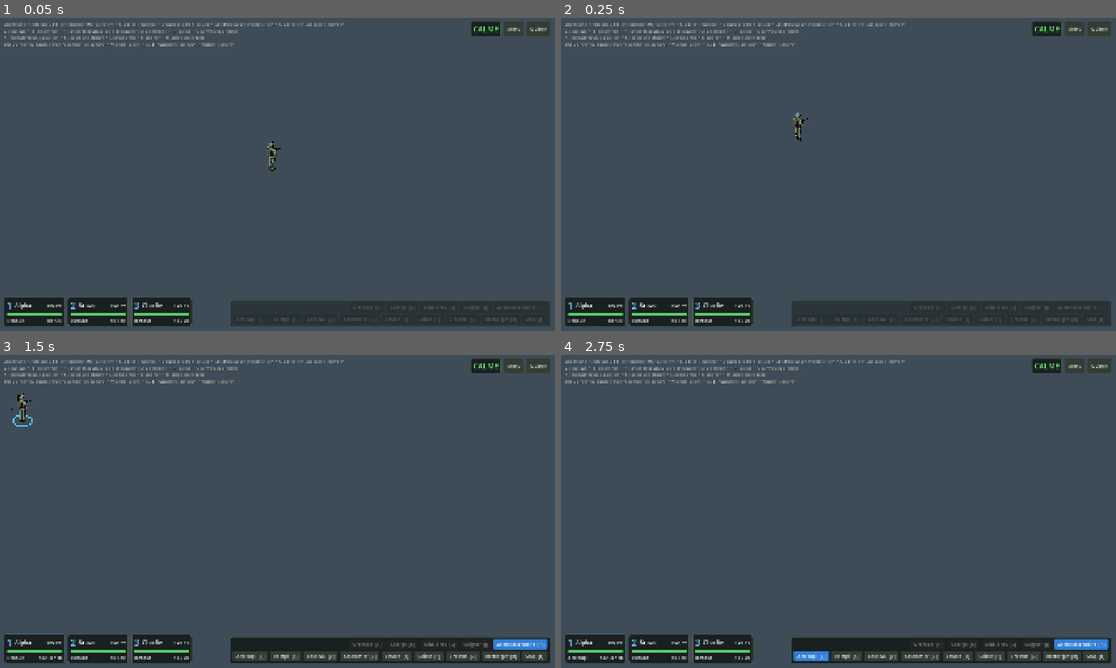
Above: before the commit, frames 1-4 (two rows, left to right).
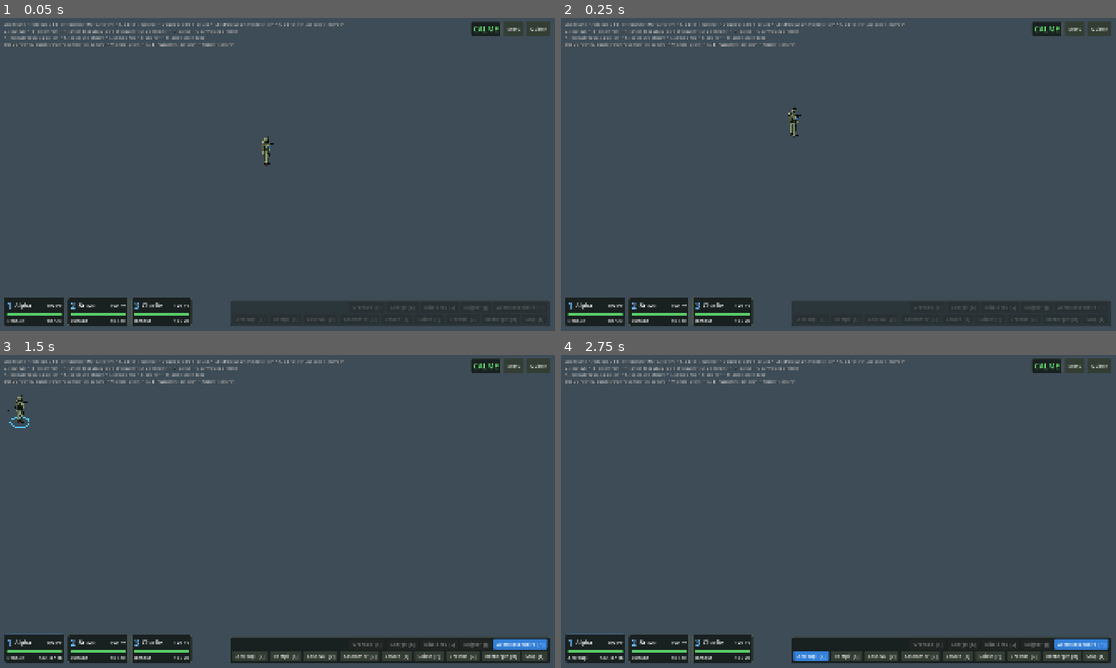
Above: after the commit, the same moments.

Repository: HackTechDev/Commando
Game: Godot game, scene res://scenes/levels/fighter_crash/fighter_crash.tscn
The game is run twice, just before and just after one commit, with the same random seed, the same clock (stepped at 60 frames per second) and the same inputs. This scene is started directly instead of the project's main scene.
Inputs (mouse positions are in pixels of both pictures, inside the frame that each line leads up to):
- Up to frame 1 (0.05 s): no input
- Up to frame 2 (0.25 s): no input
- Up to frame 3 (1.5 s): tap Enter at 0.5 s; drag from (33, 649) to (333, 442) at 0.52 s; click "Arme secondaire [H]" at 1.25 s
- Up to frame 4 (2.75 s): click "Accroupi [C]" at 2 s

The runs differ from the first frame. In frame 1, 0.2% of the frame differs, in the area x 47-51%, y 37-49%; in frame 2, 0.2%; in frame 3, 0.2%, in the area x 1-6%, y 12-24%; in frame 4, nothing differs.

Commit message:
Modèle : clignement des yeux et regard vers la cible (point 6.1 b)
Co-Authored-By: Claude Opus 5.5 <noreply@anthropic.com>

Diff:
--- a/scripts/enemies/enemy.gd
+++ b/scripts/enemies/enemy.gd
@@ -108,6 +108,13 @@
 	_update_detection(delta)
 	_update_state()
 	_model.aiming = armed and state == State.ALERT and _target != null
+	# Il suit des yeux sa cible, ou regarde vers ce qui l'a intrigué.
+	if is_instance_valid(_target):
+		_model.look_target = _target.global_position + Vector3.UP * 1.4
+	elif state != State.PATROL:
+		_model.look_target = _last_seen + Vector3.UP * 1.4
+	else:
+		_model.look_target = Vector3.INF
 
 	var horizontal := Vector3.ZERO
 	_melee_cooldown -= delta
--- a/scripts/units/commando.gd
+++ b/scripts/units/commando.gd
@@ -239,6 +239,7 @@
 	_model.weapon_slung = not is_dead and (weapon_slung or _climbing or _climb_target != null or knife or crate)
 	_update_reload(delta)
 	_model.aiming = not is_dead and is_instance_valid(_attack_target) and not _attack_target.is_dead
+	_model.look_target = _look_point()
 	if _hopping:
 		return
 	if _crate and not is_dead:
@@ -294,6 +295,15 @@
 		_agent.velocity = horizontal
 	else:
 		_apply_velocity(horizontal)
+
+
+## Ce que l'opérateur regarde : l'ennemi visé ou attaqué, le point d'un
+## lancer de grenade, sinon rien (`Vector3.INF`).
+func _look_point() -> Vector3:
+	for enemy: Enemy in [_defend_enemy, _strike_target, _melee_target, _throw_target, _attack_target]:
+		if is_instance_valid(enemy) and not enemy.is_dead:
+			return enemy.global_position + Vector3.UP * 1.5
+	return _grenade_target
 
 
 ## Applique la vitesse horizontale (éventuellement corrigée par l'évitement).
--- a/scripts/units/soldier_model.gd
+++ b/scripts/units/soldier_model.gd
@@ -266,6 +266,10 @@
 ## Débattement de la cheville (rad) : négatif = pointe vers le bas.
 const ANKLE_MIN := -0.9
 const ANKLE_MAX := 1.0
+const IRIS_REST := Vector3(0.036, 0.192, -0.098)
+## Échelle verticale de la paupière, œil ouvert (1 : fermé).
+const LID_OPEN := 0.08
+const BLINK_DURATION := 0.16
 
 @export var uniform_color := Color(0.30, 0.33, 0.24)
 @export var gear_color := Color(0.16, 0.17, 0.14)
@@ -366,6 +370,9 @@
 var defend_side: float = 1.0
 ## Déséquilibré après une attaque parée ou esquivée.
 var staggered: bool = false
+## Point regardé (repère du monde) : la tête et les yeux s'y tournent.
+## `Vector3.INF` : rien de particulier.
+var look_target: Vector3 = Vector3.INF
 
 var _body: Node3D
 var _hips: Node3D
@@ -439,6 +446,17 @@
 var _arm_poses: Array = []
 ## Phalanges de chaque main (gauche, droite) : 4 doigts × 2, puis le pouce.
 var _fingers: Array = []
+## Visage animé (absent sous un casque fermé : listes vides).
+var _irises: Array[Node3D] = []
+var _lids: Array[Node3D] = []
+var _brows: Array[Node3D] = []
+var _blink_wait: float = 2.0
+var _blink_time: float = 10.0
+var _gaze_wait: float = 0.0
+var _gaze_idle := Vector2.ZERO
+var _gaze := Vector2.ZERO
+## Yeux mi-clos (douleur), de 0 à 1.
+var _squint: float = 0.0
 var _curl := Vector2(0.4, 0.4)
 var _time: float = 0.0
 
@@ -478,6 +496,9 @@
 	_arm_joints.clear()
 	_arm_poses.clear()
 	_fingers.clear()
+	_irises.clear()
+	_lids.clear()
+	_brows.clear()
 	_butt_keys.clear()
 	_build()
 
@@ -530,6 +551,7 @@
 	_shot_time += delta
 	_hit_time += delta
 	_aim_hold = maxf(_aim_hold - delta, 0.0)
+	_animate_face(delta)
 	_flash.visible = _shot_time < FLASH_DURATION and is_armed and not is_dead
 	if climb_progress >= 0.0 and not is_dead:
 		_animate_climb(delta)
@@ -960,6 +982,11 @@
 	elif not kick.is_empty():
 		# Les yeux restent sur la cible malgré la rotation du bassin.
 		head_yaw = -0.8 * (hip_yaw + kick_torso_yaw)
+	else:
+		# La tête se tourne vers ce qu'il regarde (l'épaulement vise déjà).
+		var look := _look_yaw(1.0)
+		if not is_nan(look):
+			head_yaw = lerpf(look, head_yaw, aim)
 	_head.rotation.x = lerp_angle(_head.rotation.x, head_pitch, fast)
 	_head.rotation.y = lerp_angle(_head.rotation.y, head_yaw, blend)
 	# La tête reste tournée vers l'avant malgré le balancement des épaules.
@@ -1735,12 +1762,65 @@
 
 
 ## Yeux (blanc et iris) et sourcils.
+## Les iris et les paupières sont animés par `_animate_face`.
 func _build_eyes() -> void:
 	for side: float in [-1.0, 1.0]:
 		_ellipsoid(_head, 0.013, Vector3(1.1, 0.6, 0.5), Vector3(0.037 * side, 0.192, -0.094), _m_eye)
-		_sphere(_head, 0.0062, Vector3(0.036 * side, 0.192, -0.098), _m_iris)
+		var iris := _pivot(_head, IRIS_REST * Vector3(side, 1.0, 1.0), "Iris")
+		_sphere(iris, 0.0062, Vector3.ZERO, _m_iris)
+		_irises.append(iris)
+		# Paupière : pivot au bord supérieur de l'œil, aplati quand l'œil est
+		# ouvert, étiré vers le bas pour le fermer.
+		var lid := _pivot(_head, Vector3(0.037 * side, 0.2, -0.094), "Eyelid")
+		_ellipsoid(lid, 0.0145, Vector3(1.15, 0.7, 0.75), Vector3(0.0, -0.008, -0.001), _m_skin)
+		lid.scale.y = LID_OPEN
+		_lids.append(lid)
 		var brow := _box(_head, Vector3(0.036, 0.008, 0.012), Vector3(0.038 * side, 0.211, -0.097), _m_hair)
 		brow.rotation.z = -0.12 * side
+		_brows.append(brow)
+
+
+## Paupières (clignements, yeux mi-clos de douleur, fermés une fois mort ou
+## inconscient) et regard : les iris visent `look_target`, sinon errent.
+func _animate_face(delta: float) -> void:
+	if _lids.is_empty():
+		return
+	_blink_wait -= delta
+	if _blink_wait <= 0.0:
+		_blink_wait = randf_range(2.0, 5.0)
+		_blink_time = 0.0
+	_blink_time += delta
+	var blink := 1.0 - absf(_blink_time / BLINK_DURATION * 2.0 - 1.0) if _blink_time < BLINK_DURATION else 0.0
+	var closed := maxf(blink, _squint)
+	if is_dead:
+		closed = 1.0
+	for lid in _lids:
+		lid.scale.y = lerpf(LID_OPEN, 1.0, closed)
+	# Regard : vers la cible, ou petits mouvements au hasard.
+	_gaze_wait -= delta
+	if _gaze_wait <= 0.0:
+		_gaze_wait = randf_range(0.8, 2.5)
+		_gaze_idle = Vector2(randf_range(-1.0, 1.0), randf_range(-0.6, 0.4))
+	var gaze := _gaze_idle * 0.6
+	if look_target != Vector3.INF and is_inside_tree():
+		var local := _head.global_transform.affine_inverse() * look_target - HEAD_CENTER
+		if local.length_squared() > 0.0001:
+			local = local.normalized()
+			gaze = Vector2(clampf(local.x * 3.0, -1.0, 1.0), clampf(local.y * 3.0, -1.0, 1.0))
+	_gaze = _gaze.lerp(gaze, 1.0 - exp(-20.0 * delta))
+	for i in _irises.size():
+		var side := -1.0 if i == 0 else 1.0
+		_irises[i].position = IRIS_REST * Vector3(side, 1.0, 1.0) + Vector3(_gaze.x * 0.0045, _gaze.y * 0.0022, 0.0)
+
+
+## Lacet de la tête vers `look_target` (repère du modèle), borné à ±`limit`.
+func _look_yaw(limit: float) -> float:
+	if look_target == Vector3.INF or not is_inside_tree():
+		return NAN
+	var local := to_local(look_target)
+	if Vector2(local.x, local.z).length_squared() < 0.01:
+		return NAN
+	return clampf(atan2(-local.x, -local.z) - _torso_yaw, -limit, limit)
 
 
 ## Casquette, chapeau de brousse ou bonnet, dans la couleur du couvre-chef.
--- a/tests/unit/test_soldier_model.gd
+++ b/tests/unit/test_soldier_model.gd
@@ -31,3 +31,20 @@
 	model.crate_grip = true
 	_run(1.0)
 	assert_lt(_finger_curl("ShoulderL"), 0.3, "main ouverte contre la caisse")
+
+
+func test_eyes_follow_the_target_and_close_when_dead() -> void:
+	var lid: Node3D = model.find_child("Eyelid", true, false)
+	var iris: Node3D = model.find_child("Iris", true, false)
+	var rest := iris.position
+	# Cible sur sa gauche (le modèle regarde vers -Z).
+	model.look_target = model.global_position + Vector3(-4.0, 1.6, -2.0)
+	_run(1.0)
+	assert_gt(model.find_child("Head", true, false).rotation.y, 0.3, "tête tournée vers la cible")
+	assert_lt(iris.position.x, rest.x, "iris tourné vers la cible")
+	model._blink_wait = 100.0
+	_run(0.5)
+	assert_lt(lid.scale.y, 0.2, "œil ouvert")
+	model.is_dead = true
+	_run(0.2)
+	assert_almost_eq(lid.scale.y, 1.0, 0.01, "yeux fermés une fois mort")
Not shown, changed: CHANGELOG.md
Not shown, changed: DECISIONS.md
Not shown, changed: IMPROVEMENTS.md
